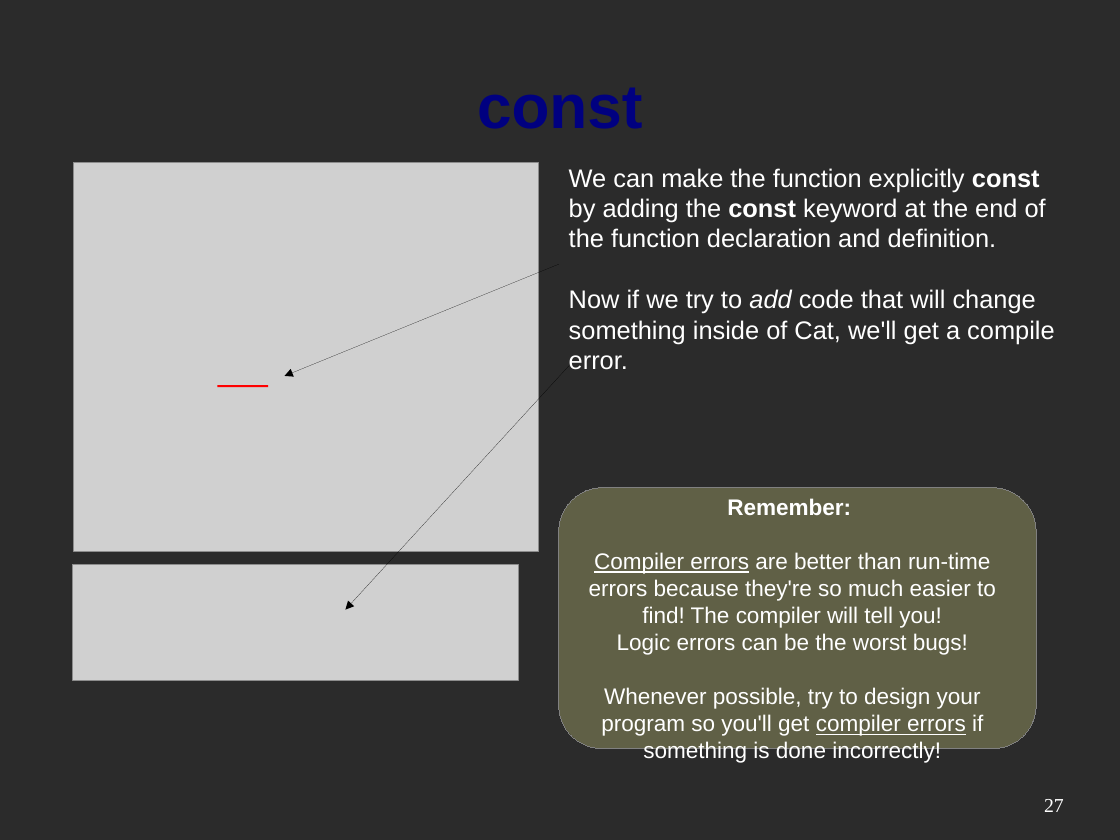
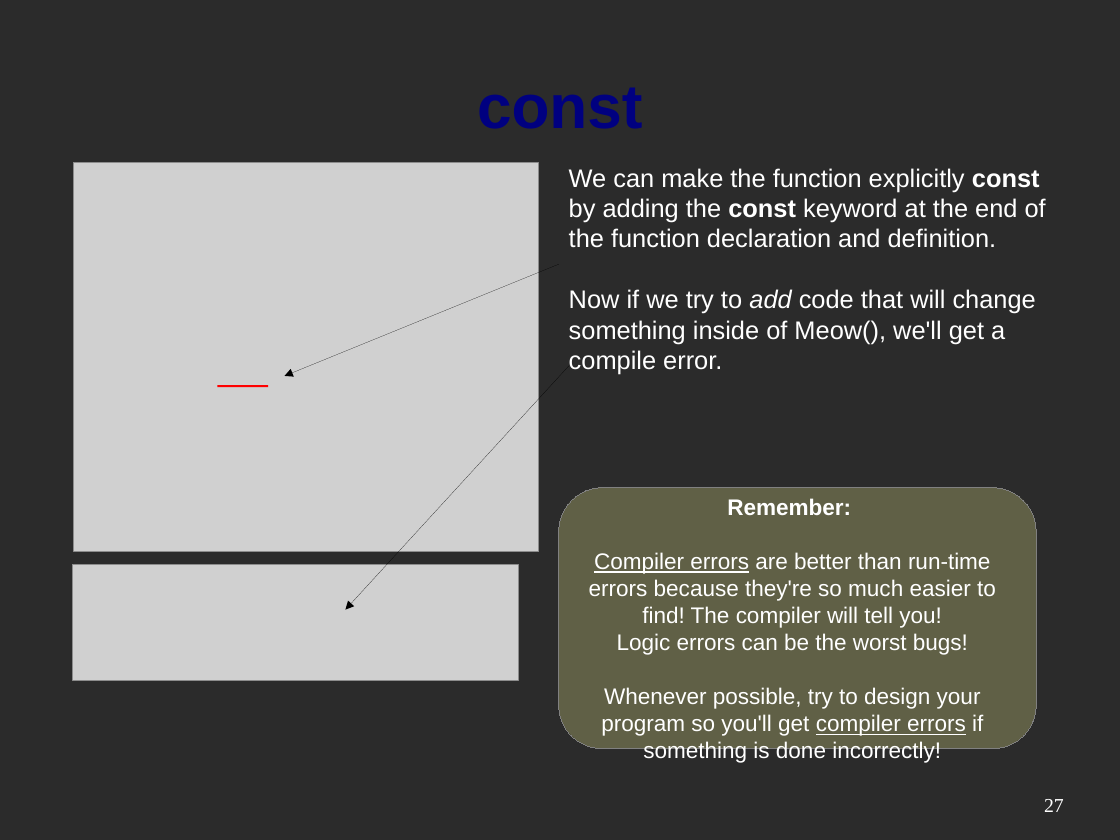
Before and after one commit to mactwist555/CPP-Course, a slide deck: slide 27 of Week 03/2 Class Tools.odp. Drawn at 1120x840 pixels with LibreOffice and Linux fonts; fonts in the diff are those of the drawing; grey boxes stand for pictures; background and template pictures are left out; a plain dark background stands for a picture behind light text. Boxes give left, top, right and bottom in pixels: in the first picture for what was removed or moved away, otherwise in the second. Text is boxed around its words. In the diff, an @@ line names an element or a change of style, - is before the commit and + after.

```diff
--- a/Week 03/2 Class Tools.odp
+++ b/Week 03/2 Class Tools.odp
@@ text at (x1=569, y1=289, x2=1036, y2=375): text changed @@
-Now if we try to add code that will change something inside of Cat, we'll get a compile error.
+Now if we try to add code that will change something inside of Meow(), we'll get a compile error.
```
Also in this commit, not shown: 3 other files.
